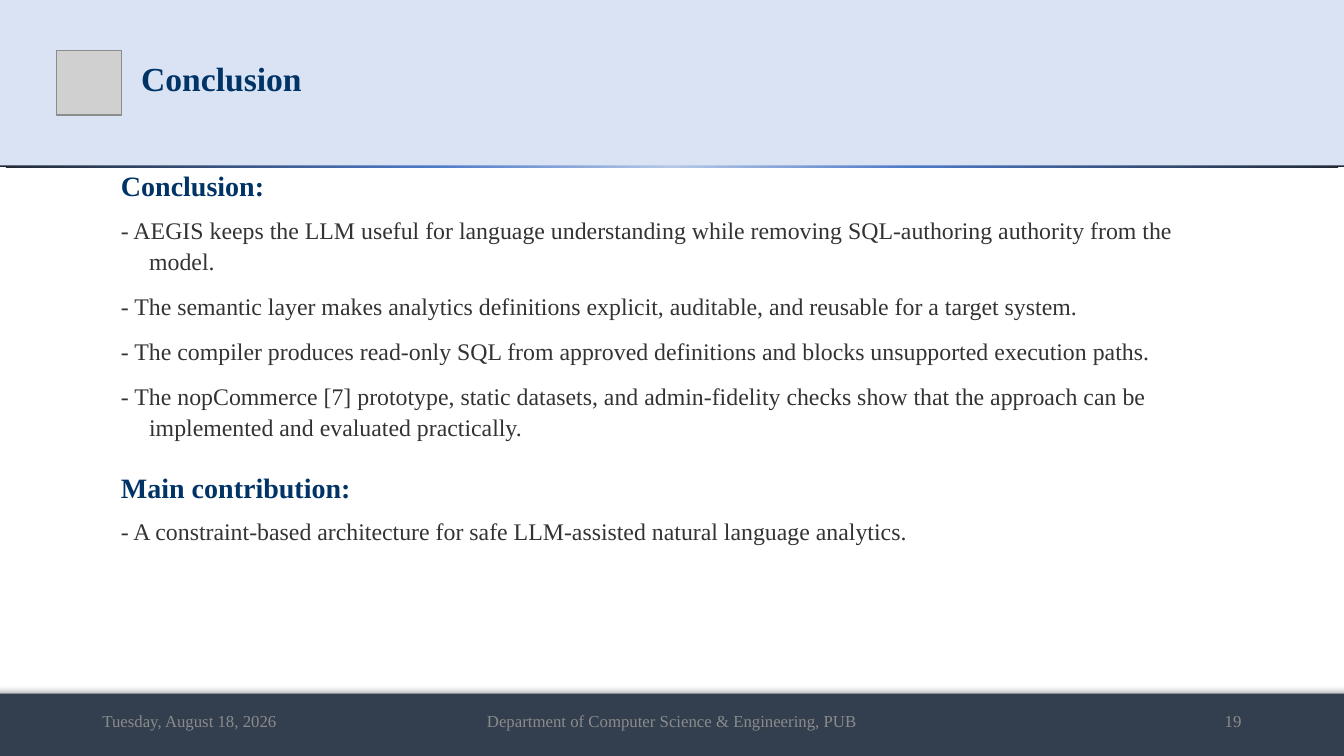
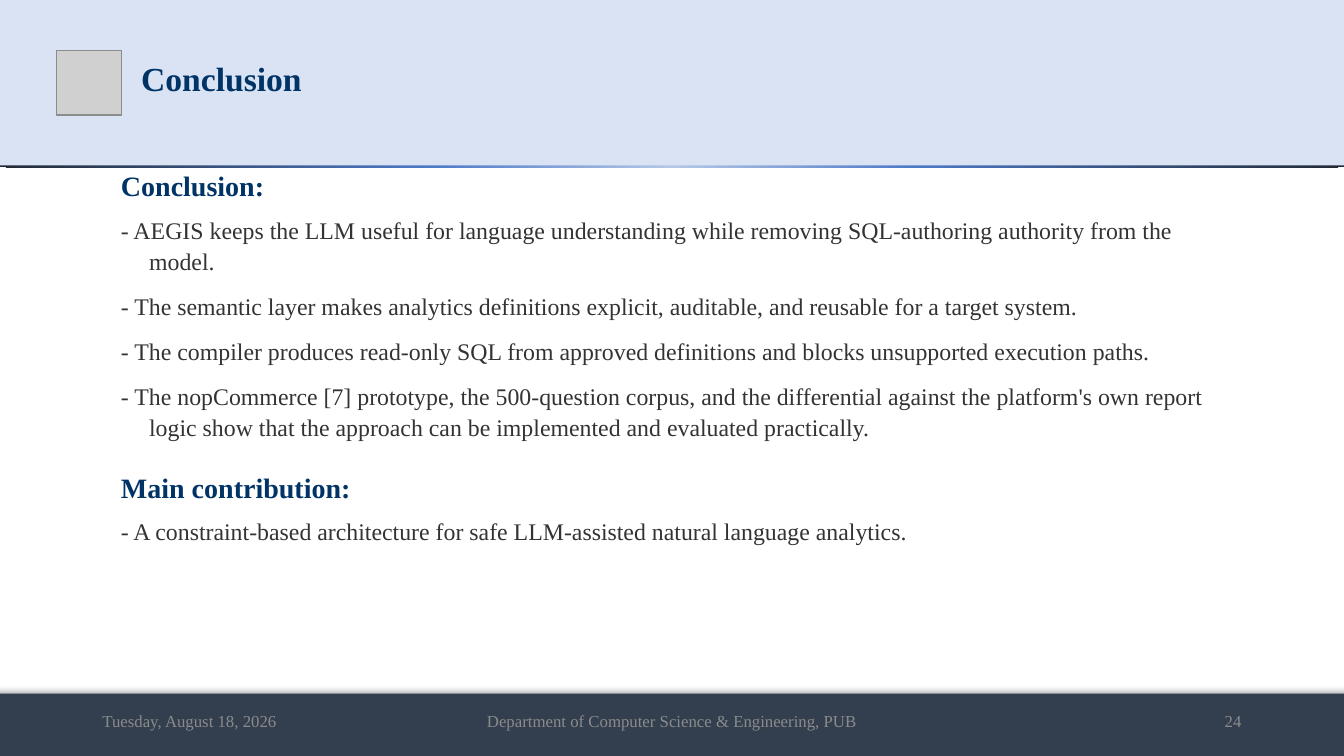
Before and after one commit to md-riaz/AEGIS-Research, a slide deck: slide 24 of docs/scripts/Md_Riaz_Final_Defense_0322310105101024.pptx (slide 19 before the commit). Drawn at 1344x756 pixels with LibreOffice and Linux fonts; fonts in the diff are those of the drawing; grey boxes stand for pictures. Boxes give left, top, right and bottom in pixels: in the first picture for what was removed or moved away, otherwise in the second. Text is boxed around its words. In the diff, an @@ line names an element or a change of style, - is before the commit and + after.

```diff
--- a/docs/scripts/Md_Riaz_Final_Defense_0322310105101024.pptx
+++ b/docs/scripts/Md_Riaz_Final_Defense_0322310105101024.pptx
@@ text at [134,388,1202,441]: text changed @@
-- The nopCommerce [7] prototype, static datasets, and admin-fidelity checks show that the approach can be implemented and evaluated practically.
+- The nopCommerce [7] prototype, the 500-question corpus, and the differential against the platform's own report logic show that the approach can be implemented and evaluated practically.
@@ text at [1225,716,1242,727]: text changed @@
-19
+24
```
Also in this commit, not shown: 17 other slides changed, 9 slides added, 1 slide removed, 5 other files.
